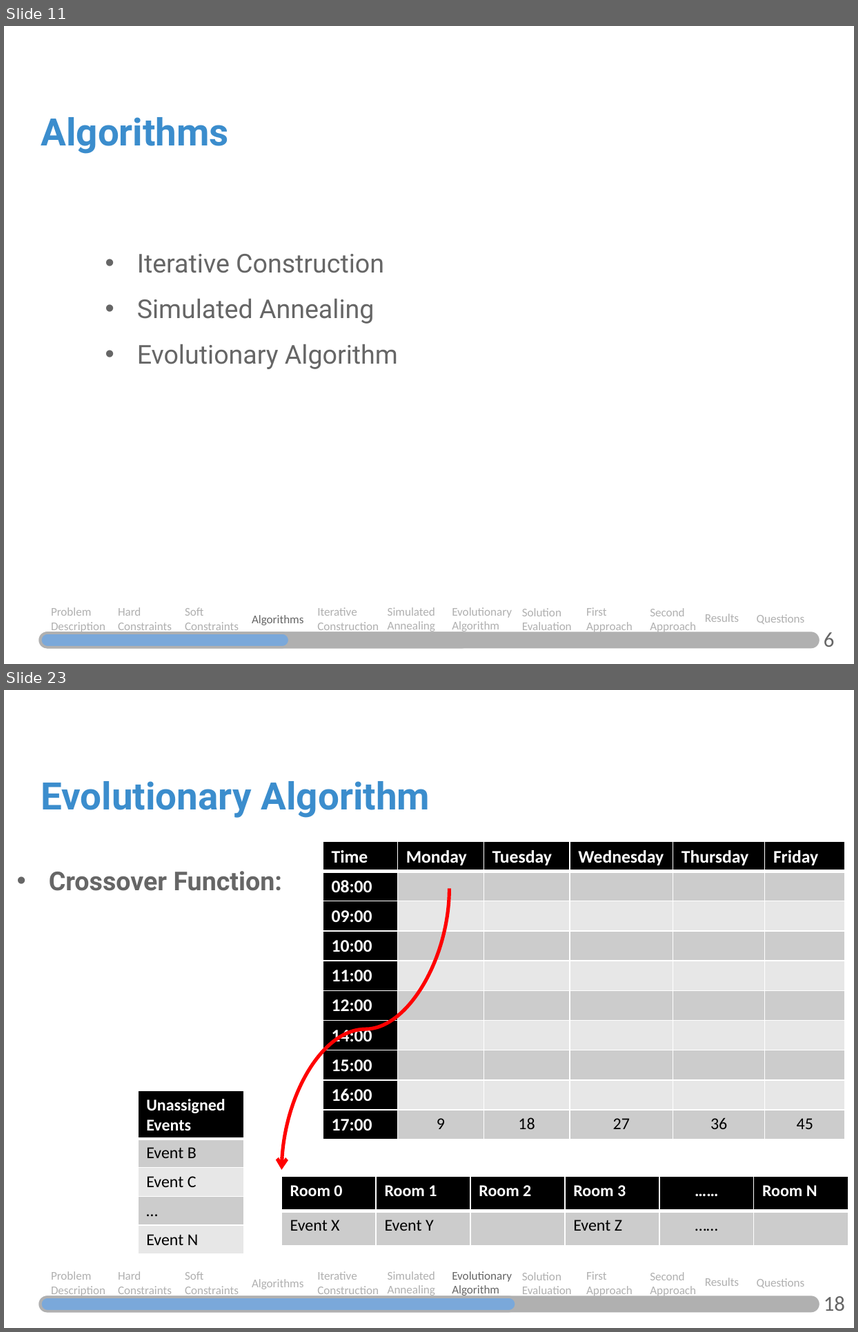
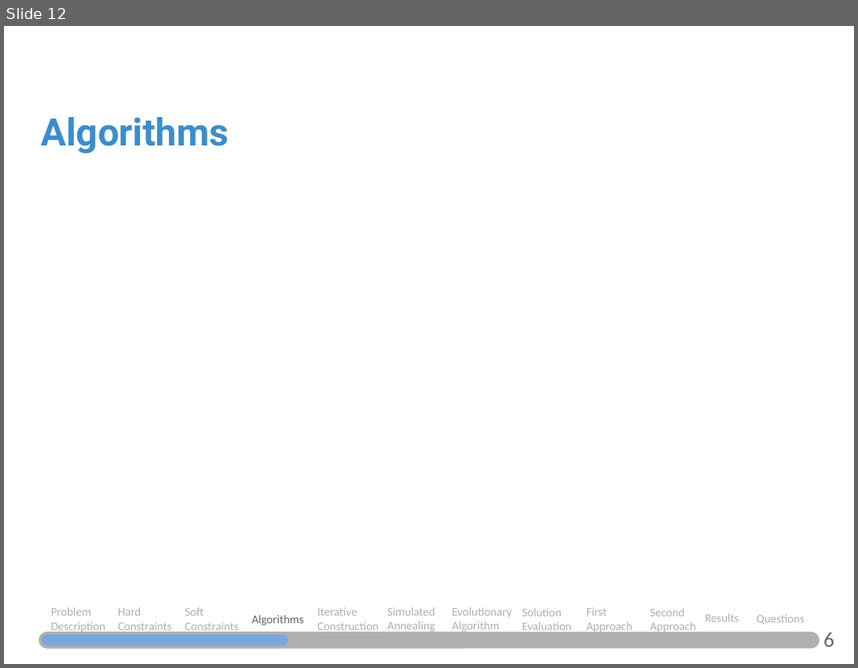
Before and after one commit to JosePedroMarques/DMMarket, a slide deck: SSIM-Intermediate.pptx. Shown one above the other, each under a label of ours: slides 11 and 23 before the commit, slide 12 after it; the slides between them are not shown. The pictures are 858x1332 and 858x668 pixels, drawn with LibreOffice and Linux fonts; fonts in the diff are those of the drawing. Boxes give left, top, right and bottom in pixels: in the first picture for what was removed or moved away, otherwise in the second. Text is boxed around its words. In the diff, an @@ line names an element or a change of style, - is before the commit and + after.

```diff
--- a/SSIM-Intermediate.pptx
+++ b/SSIM-Intermediate.pptx
@@ slide 23 removed at (4,690,854,1328), background #FFFFFF @@
@@ text removed at (41,781,430,818) @@
-Evolutionary Algorithm
@@ table removed at (323,841,846,1138), 10 rows, 6 columns @@
-Time | Monday | Tuesday | Wednesday | Thursday | Friday
-08:00 |  |  |  |  | 
-09:00 |  |  |  |  | 
-10:00 |  |  |  |  | 
-11:00 |  |  |  |  | 
-12:00 |  |  |  |  | 
-14:00 |  |  |  |  | 
-15:00 |  |  |  |  | 
-16:00 |  |  |  |  | 
-17:00 | 9 | 18 | 27 | 36 | 45
@@ text removed at (49,871,282,891) @@
-• Crossover Function:
@@ curved arrow removed from (450, 888) to (282, 1170) @@
@@ table removed at (137,1090,243,1254), 5 rows, 1 columns @@
-Unassigned Events
-Event B
-Event C
-…
-Event N
@@ table removed at (282,1176,848,1245), 2 rows, 6 columns @@
-Room 0 | Room 1 | Room 2 | Room 3 | …… | Room N
-Event X | Event Y |  | Event Z | …… | 
@@ text removed at (51,1271,105,1297) @@
-Problem Description
@@ text removed at (118,1271,172,1297) @@
-Hard Constraints
@@ text removed at (185,1271,239,1297) @@
-Soft Constraints
@@ text removed at (252,1279,304,1289) @@
-Algorithms
@@ text removed at (317,1271,379,1297) @@
-Iterative Construction
@@ text removed at (388,1271,435,1297) @@
-Simulated Annealing
@@ text removed at (452,1271,512,1297) @@
-Evolutionary Algorithm
@@ text removed at (522,1272,572,1297) @@
-Solution Evaluation
@@ text removed at (586,1271,633,1297) @@
-First Approach
@@ text removed at (650,1272,696,1297) @@
-Second Approach
@@ text removed at (705,1277,739,1285) @@
-Results
@@ text removed at (757,1278,804,1288) @@
-Questions
@@ rounded rectangle removed at (40,1297,818,1312) @@
@@ rounded rectangle removed at (41,1297,516,1312) @@
@@ text removed at (824,1296,845,1310) @@
-18
@@ what was slide 11 is now slide 12 @@
@@ slide 12 changed as well @@
@@ text removed at (137,254,398,369) @@
-• Iterative Construction
-• Simulated Annealing
-• Evolutionary Algorithm
```
Also in this commit, not shown: 5 other slides changed, 16 other slides removed, 5 other files.
